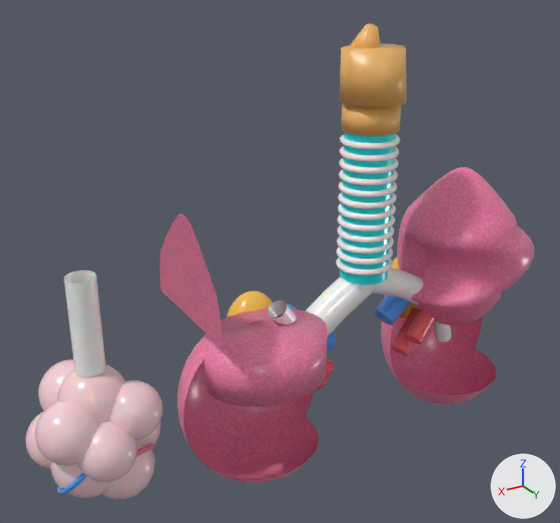
The Blender file models_blender/lungs_realistic.blend as it was, and as the next commit left it.
Camera for both pictures: a 50 mm lens placed at (6.18, 8.0, 4.81), pointed at (1.19, -0.32, 0.65). Lighting does not change. The marker at lower right points along +X, +Y and +Z. The first picture is the older version.

Before the edit, the objects in view are built like this:
```python
ob_alveolus_10 = bpy.data.objects.new('Alveolus_10', me_sphere_015)
ob_alveolus_10.parent = ob_alveoli_microscopic_inset_group
ob_alveolus_10.location = (-0.2, 0.18, -0.75)
ob_cricoid_cartilage = bpy.data.objects.new('Cricoid_Cartilage', me_cylinder_001)
ob_cricoid_cartilage.parent = ob_airway_tracheobronchial_group
ob_cricoid_cartilage.location = (0.0, 0.0, 2.55)
ob_epiglottis = bpy.data.objects.new('Epiglottis', me_cone)
ob_epiglottis.parent = ob_airway_tracheobronchial_group
ob_epiglottis.location = (0.0, -0.15, 3.45)
ob_left_superior_lobe = bpy.data.objects.new('Left_Superior_Lobe', me_sphere_002)
ob_left_superior_lobe.parent = ob_left_lung_organ
ob_left_superior_lobe.location = (-1.75, 0.0, 0.35)
ob_right_inferior_lobe = bpy.data.objects.new('Right_Inferior_Lobe', me_sphere_001)
ob_right_inferior_lobe.parent = ob_right_lung_organ
ob_right_inferior_lobe.location = (1.7, -0.12, -1.25)
ob_right_middle_lobe = bpy.data.objects.new('Right_Middle_Lobe', me_cylinder_003)
ob_right_middle_lobe.parent = ob_right_lung_organ
ob_right_middle_lobe.location = (1.72, 0.22, -0.38)
ob_right_superior_lobe = bpy.data.objects.new('Right_Superior_Lobe', me_sphere)
ob_right_superior_lobe.parent = ob_right_lung_organ
ob_right_superior_lobe.location = (1.65, 0.0, 0.45)
ob_thyroid_cartilage = bpy.data.objects.new('Thyroid_Cartilage', me_cylinder)
ob_thyroid_cartilage.parent = ob_airway_tracheobronchial_group
ob_thyroid_cartilage.location = (0.0, 0.0, 3.1)
ob_trachea_lumen = bpy.data.objects.new('Trachea_Lumen', me_cylinder_002)
ob_trachea_lumen.parent = ob_airway_tracheobronchial_group
ob_trachea_lumen.location = (0.0, 0.0, 1.35)
# also in view: 'Right_Primary_Bronchus' at (0.56, -0.05, -0.19); 'Left_Inferior_Lobe' at (-1.8, -0.22, -1.2); 'Alveolus_8' at (4.05, 0.48, -0.85); 'Alveolus_2' at (4.4, 0.25, -0.6); 'Alveolus_4' at (4.15, -0.42, -0.5)
```
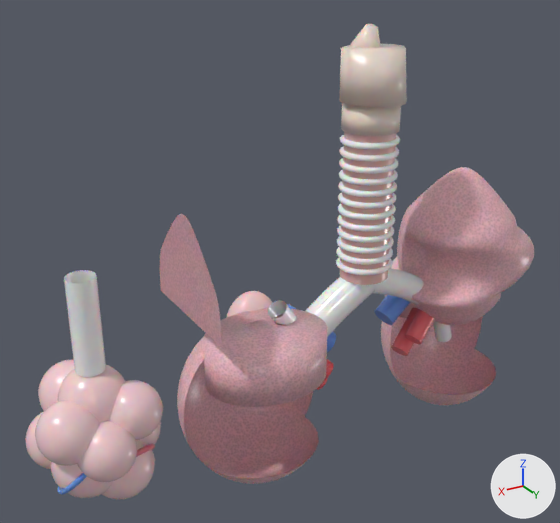
Pixel boxes [x1, y1, x2, y2] of what changed, in the pictures (560 x 523 px):
```json
{"object": "Left_Superior_Lobe", "change": "recoloured", "before": [397, 167, 534, 325], "after": [397, 167, 534, 325]}
{"object": "Right_Inferior_Lobe", "change": "recoloured", "before": [177, 317, 318, 484], "after": [177, 317, 318, 484]}
{"object": "Right_Middle_Lobe", "change": "recoloured", "before": [203, 308, 327, 407], "after": [203, 308, 327, 407]}
{"object": "Left_Inferior_Lobe", "change": "recoloured", "before": [381, 316, 496, 405], "after": [381, 316, 496, 405]}
{"object": "Right_Superior_Lobe", "change": "recoloured", "before": [160, 214, 222, 347], "after": [160, 214, 222, 347]}
{"object": "Thyroid_Cartilage", "change": "recoloured", "before": [339, 44, 407, 107], "after": [339, 44, 407, 107], "on screen": "orange to pale pink"}
{"object": "Trachea_Lumen", "change": "recoloured", "before": [339, 132, 396, 285], "after": [339, 132, 396, 285]}
{"object": "Cricoid_Cartilage", "change": "recoloured", "before": [341, 103, 401, 136], "after": [341, 103, 401, 136], "on screen": "orange to pale pink"}
{"object": "Right_Alveolar_Balloon", "change": "recoloured", "before": [226, 291, 273, 318], "after": [226, 291, 273, 318]}
{"object": "Epiglottis", "change": "recoloured", "before": [349, 24, 381, 48], "after": [349, 24, 381, 48], "on screen": "orange to pale pink"}
{"object": "Left_Alveolar_Balloon", "change": "recoloured", "before": [385, 257, 417, 318], "after": [385, 257, 417, 318]}
```

The change, as JSON lines over the scene's bpy script:
```json
{"op": "set", "path": "mat_mat_larynx_ochre.base_color", "old": "(0.88, 0.48, 0.14)", "new": "(0.86, 0.72, 0.64)", "note": "orange #f1b869 -> pale pink #efddd1"}
{"op": "set", "path": "mat_mat_trachea_cyan.base_color", "old": "(0.0, 0.78, 0.8)", "new": "(0.78, 0.46, 0.44)", "note": "cyan #00e5e7 -> pink #e5b5b1"}
{"block": "mat_mat_right_lung_pleura", "where": "n1 = _N.new('ShaderNodeBsdfPrincipled'); n1.name = 'Principled BSDF'"}
{"op": "set", "path": "n1.inputs[2].default_value", "old": "0.28", "new": "0.32", "note": "'Roughness'"}
{"block": "mat_mat_right_lung_pleura", "where": "n5 = _N.new('ShaderNodeValToRGB'); n5.name = 'Color Ramp'"}
{"op": "remove", "block": "mat_mat_right_lung_pleura", "code": "n5.color_ramp.elements[0].position = 0.2; n5.color_ramp.elements[0].color = (0.754, 0.192, 0.344, 1.0)"}
{"op": "remove", "block": "mat_mat_right_lung_pleura", "code": "_e = n5.color_ramp.elements.new(0.8); _e.color = (1.03, 0.259, 0.462, 1.0)"}
{"op": "add", "block": "mat_mat_right_lung_pleura", "code": "n5.color_ramp.elements[0].position = 0.2; n5.color_ramp.elements[0].color = (0.689, 0.4, 0.443, 1.0)"}
{"op": "add", "block": "mat_mat_right_lung_pleura", "code": "_e = n5.color_ramp.elements.new(0.8); _e.color = (0.941, 0.54, 0.594, 1.0)"}
{"block": "mat_mat_left_lung_pleura", "where": "n1 = _N.new('ShaderNodeBsdfPrincipled'); n1.name = 'Principled BSDF'"}
{"op": "set", "path": "n1.inputs[2].default_value", "old": "0.28", "new": "0.32", "note": "'Roughness'"}
{"block": "mat_mat_left_lung_pleura", "where": "n5 = _N.new('ShaderNodeValToRGB'); n5.name = 'Color Ramp'"}
{"op": "remove", "block": "mat_mat_left_lung_pleura", "code": "n5.color_ramp.elements[0].position = 0.2; n5.color_ramp.elements[0].color = (0.738, 0.176, 0.328, 1.0)"}
{"op": "remove", "block": "mat_mat_left_lung_pleura", "code": "_e = n5.color_ramp.elements.new(0.8); _e.color = (1.008, 0.238, 0.44, 1.0)"}
{"op": "add", "block": "mat_mat_left_lung_pleura", "code": "n5.color_ramp.elements[0].position = 0.2; n5.color_ramp.elements[0].color = (0.672, 0.384, 0.426, 1.0)"}
{"op": "add", "block": "mat_mat_left_lung_pleura", "code": "_e = n5.color_ramp.elements.new(0.8); _e.color = (0.918, 0.518, 0.572, 1.0)"}
{"op": "set", "path": "mat_mat_balloon_orange.base_color", "old": "(0.98, 0.54, 0.08)", "new": "(0.9, 0.6, 0.62)", "note": "orange #fdc250 -> pink #f3cbce"}
```
